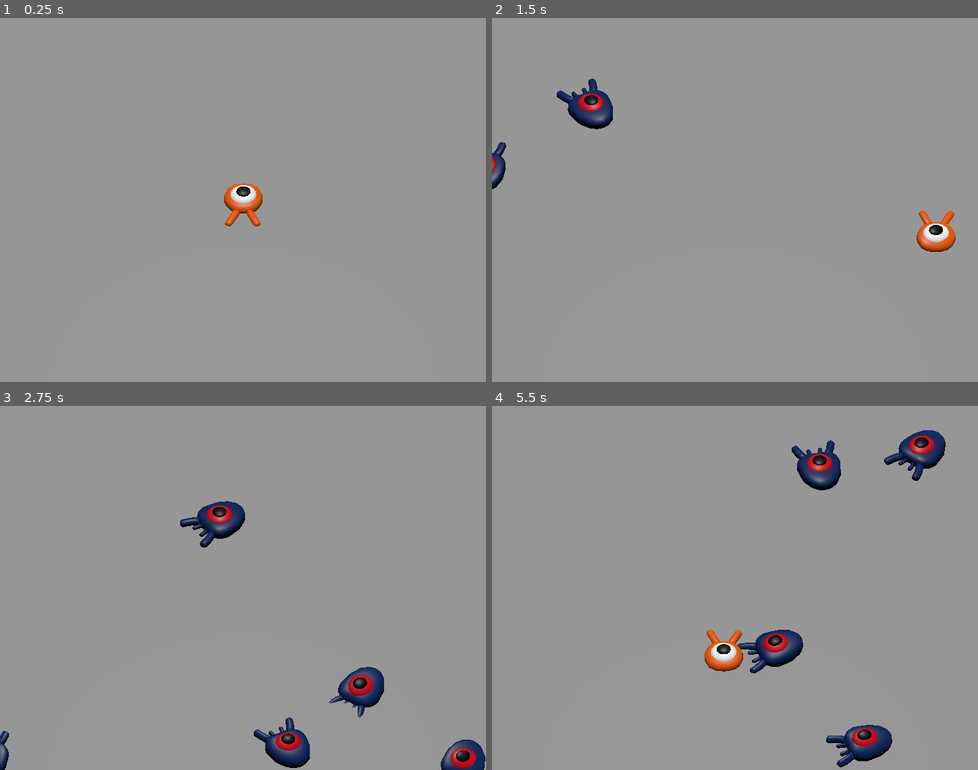
Above: before the commit, frames 1-4 (two rows, left to right).
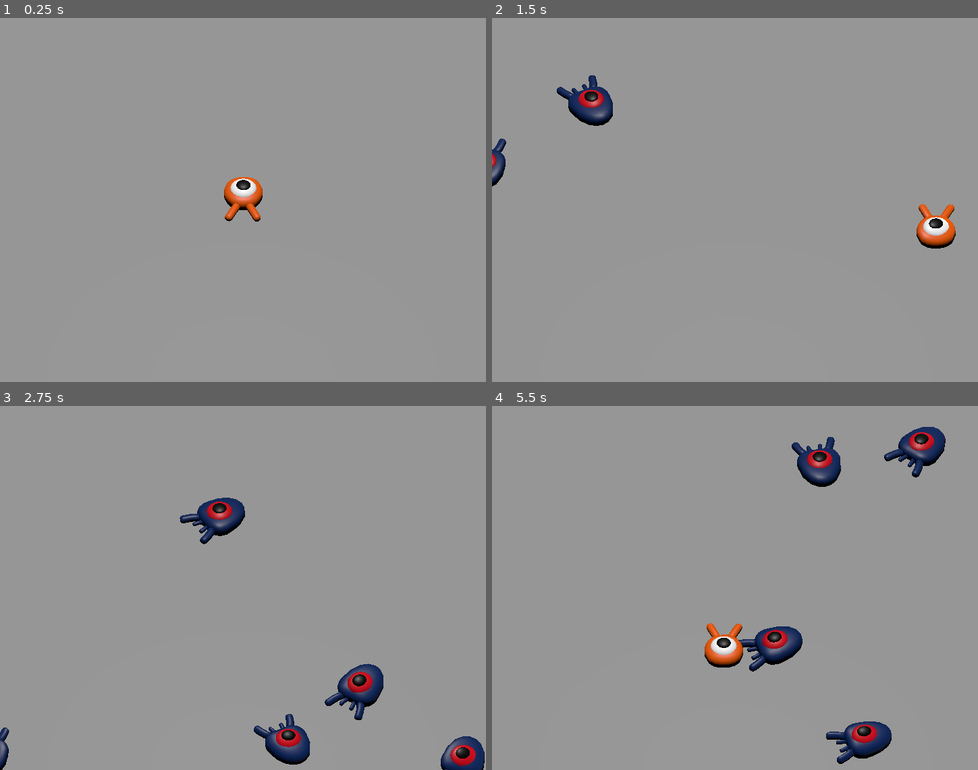
Above: after the commit, the same moments.

Repository: iidadaiti/squash-the-creeps
Game: Godot game, scene res://scenes/main.tscn
The game is run twice, just before and just after one commit, with the same random seed, the same clock (stepped at 60 frames per second) and the same inputs.
Inputs:
- Up to frame 1 (0.25 s): no input
- Up to frame 2 (1.5 s): tap Enter at 0.5 s; hold Right (move_right) 0.53-1.28 s; tap Space (jump) at 0.77 s; hold Down (move_back) from 1.28 s (still down)
- Up to frame 3 (2.75 s): tap Space (jump) at 1.52 s; release Down (move_back) at 2.03 s; hold Right (move_right) from 2.03 s (still down)
- Up to frame 4 (5.5 s): release Right (move_right) at 2.78 s; hold Up (move_forward) 2.78-3.53 s; tap Space (jump) at 3.02, 3.77, 4.52 s; hold Left (move_left) 3.53-5.03 s; hold Down (move_back) from 5.03 s (still down)

The runs differ from the first frame. In frame 1, 0.7% of the frame differs, in the area x 46-55%, y 43-58%; in frame 2, 1.6%; in frame 3, 2.5%; in frame 4, 3.6%, in the area x 43-94%, y 5-100%.

Commit message:
update model position

Diff:
--- a/components/mob/mob.tscn
+++ b/components/mob/mob.tscn
@@ -17,6 +17,7 @@
 [node name="Pivot" type="Node3D" parent="."]
 
 [node name="Character" parent="Pivot" instance=ExtResource("1_wbm37")]
+transform = Transform3D(1, 0, 0, 0, 1, 0, 0, 0, 1, 0, 0.275, 0)
 
 [node name="VisibleOnScreenNotifier3D" type="VisibleOnScreenNotifier3D" parent="."]
 aabb = AABB(-1.15147, -1, -1.86097, 2.30293, 2, 3.72194)
--- a/components/player/player.tscn
+++ b/components/player/player.tscn
@@ -17,3 +17,4 @@
 [node name="Pivot" type="Node3D" parent="."]
 
 [node name="Character" parent="Pivot" instance=ExtResource("1_licuj")]
+transform = Transform3D(1, 0, 0, 0, 1, 0, 0, 0, 1, 0, 0.475, 0)
